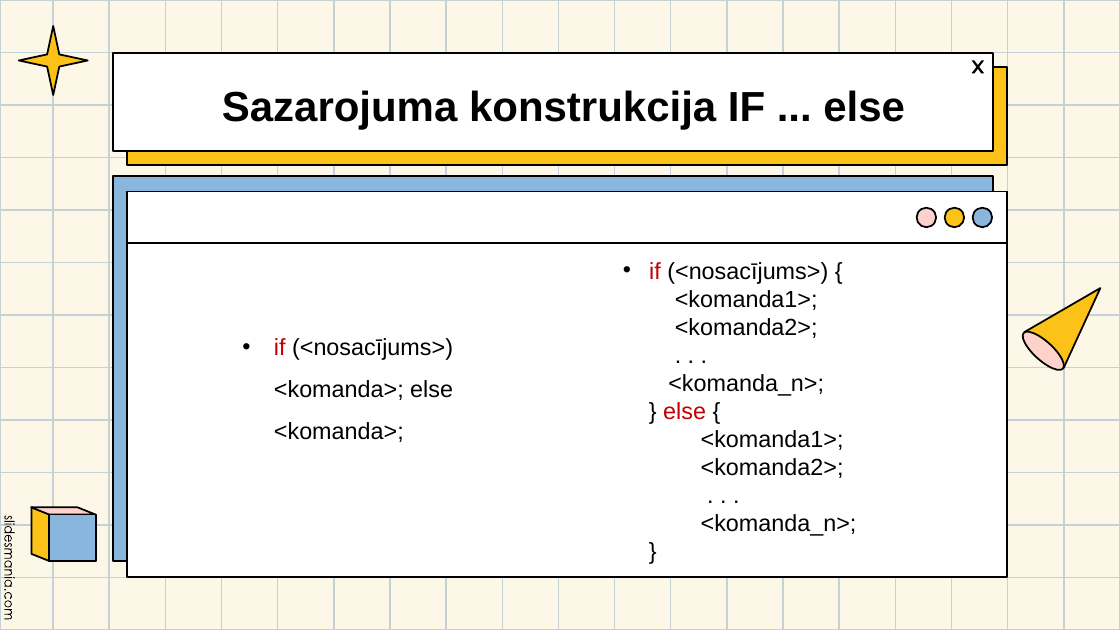
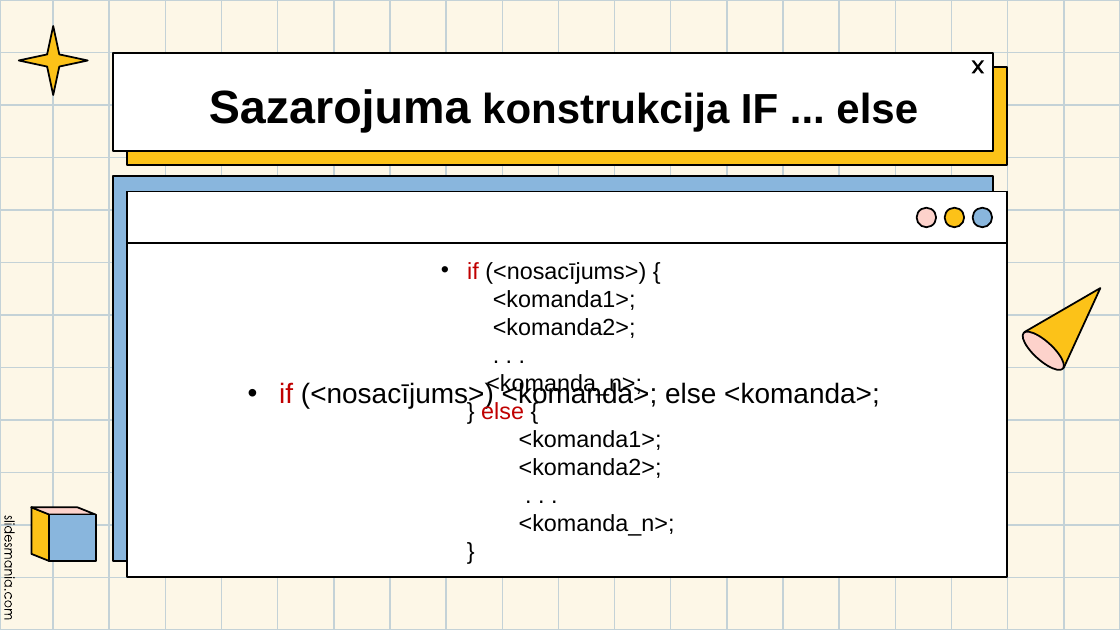
Before and after one commit to ElinaKraine/Sazarojumas-Konstrukcijas, a slide deck: slide 5 of prezentacija un uml/Kraine_Sazarojuma-konstrukcijas.pptx (slide 4 before the commit). Drawn at 1120x630 pixels with LibreOffice and Linux fonts; fonts in the diff are those of the drawing. Boxes give left, top, right and bottom in pixels: in the first picture for what was removed or moved away, otherwise in the second. Text is boxed around its words. In the diff, an @@ line names an element or a change of style, - is before the commit and + after.

```diff
--- a/prezentacija un uml/Kraine_Sazarojuma-konstrukcijas.pptx
+++ b/prezentacija un uml/Kraine_Sazarojuma-konstrukcijas.pptx
@@ text "Sazarojuma konstrukcija IF ... else" at (209,89,918,132): size 36 to 40 pt in "Sazarojuma" @@
@@ text "if (<nosacījums>) {": place and size @@
-text "if (<nosacījums>) {" at (649,262,857,536)
+text "if (<nosacījums>) {" at (467,262,675,536)
@@ text "if (<nosacījums>) <komanda>; else <komanda>;": place and size @@
-text "if (<nosacījums>) <komanda>; else <komanda>;" at (274,338,453,442)
+text "if (<nosacījums>) <komanda>; else <komanda>;" at (279,374,880,409)
@@ text "if (<nosacījums>) <komanda>; else <komanda>;" at (279,374,880,409): size 20 to 24 pt; alignment left to centre @@
```
Also in this commit, not shown: 4 other slides changed, 3 slides added, 2 other files.
